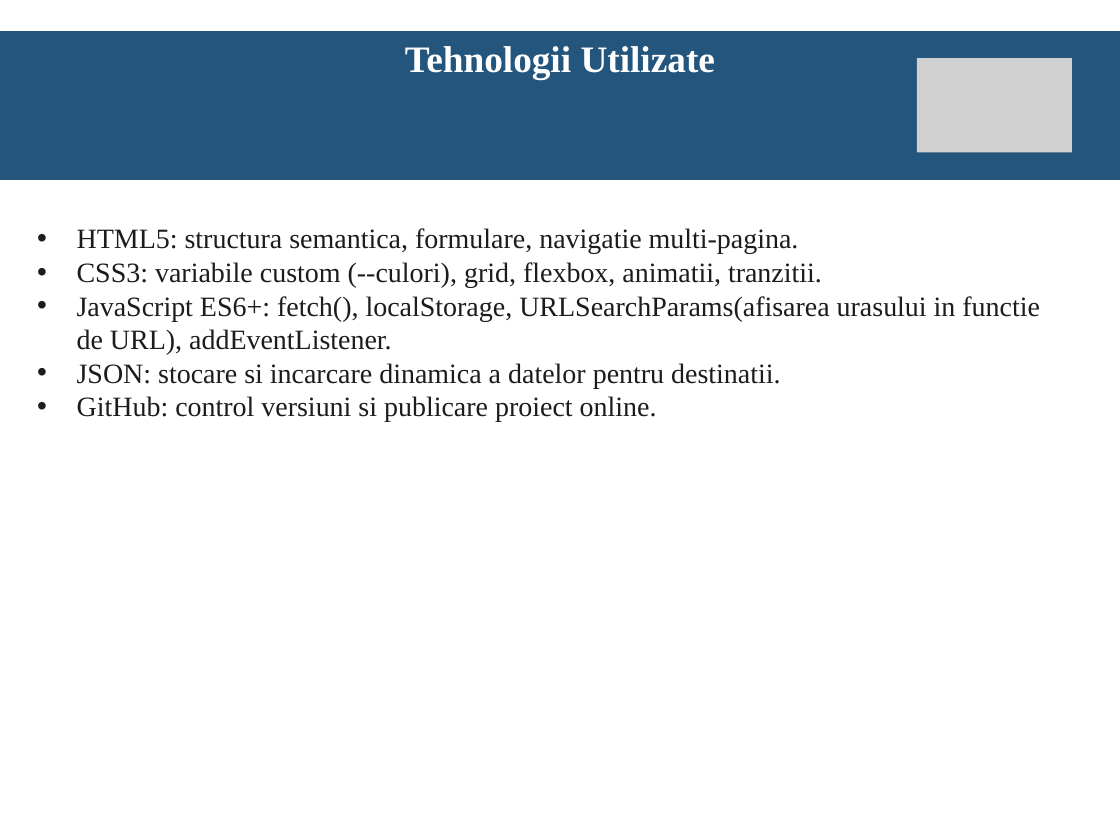
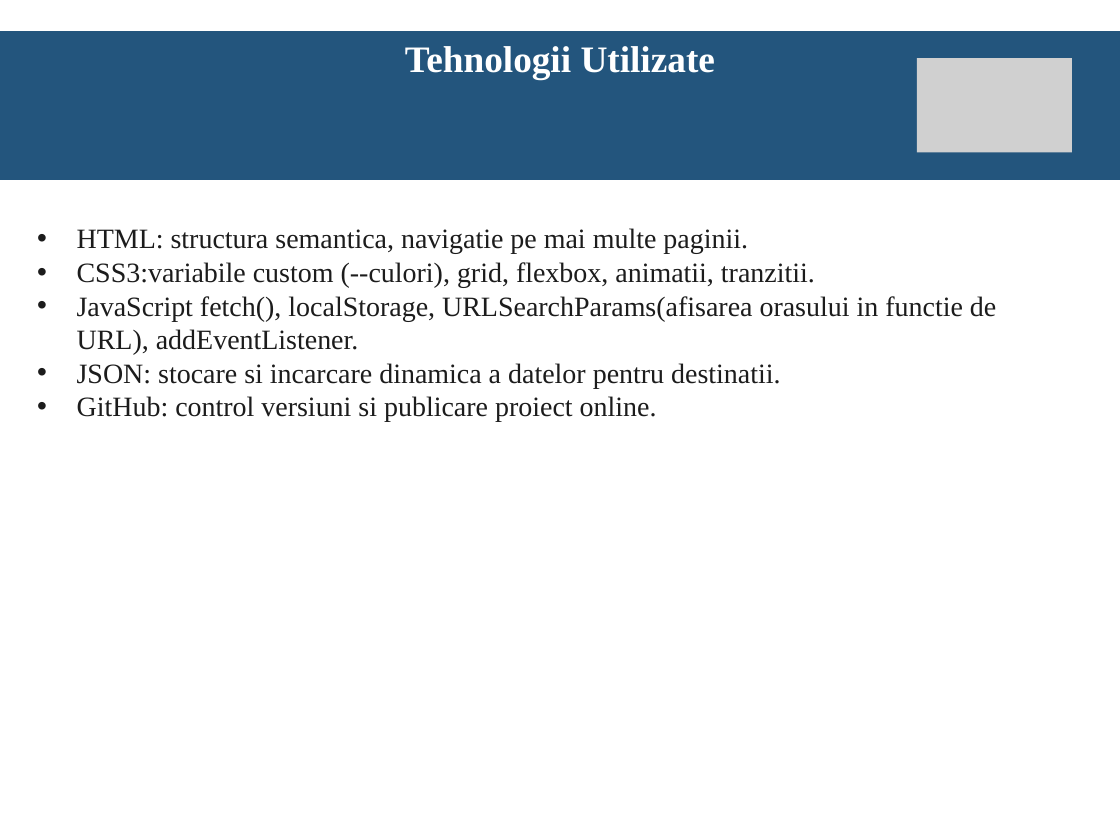
Before and after one commit to vornicovstefan/80Git, a slide deck: slide 9 of Proiect/GlobeTrotter_Prezentare.pptx.pptx. Drawn at 1120x840 pixels with LibreOffice and Linux fonts; fonts in the diff are those of the drawing; grey boxes stand for pictures; background and template pictures are left out. Boxes give left, top, right and bottom in pixels: in the first picture for what was removed or moved away, otherwise in the second. Text is boxed around its words. In the diff, an @@ line names an element or a change of style, - is before the commit and + after.

```diff
--- a/Proiect/GlobeTrotter_Prezentare.pptx.pptx
+++ b/Proiect/GlobeTrotter_Prezentare.pptx.pptx
@@ text at (77,228,996,355): text changed @@
-• HTML5: structura semantica, formulare, navigatie multi-pagina.
-• CSS3: variabile custom (--culori), grid, flexbox, animatii, tranzitii.
-• JavaScript ES6+: fetch(), localStorage, URLSearchParams(afisarea urasului in functie de URL), addEventListener.
+• HTML: structura semantica, navigatie pe mai multe paginii.
+• CSS3:variabile custom (--culori), grid, flexbox, animatii, tranzitii.
+• JavaScript fetch(), localStorage, URLSearchParams(afisarea orasului in functie de URL), addEventListener.
```
Also in this commit, not shown: 3 other slides changed.
